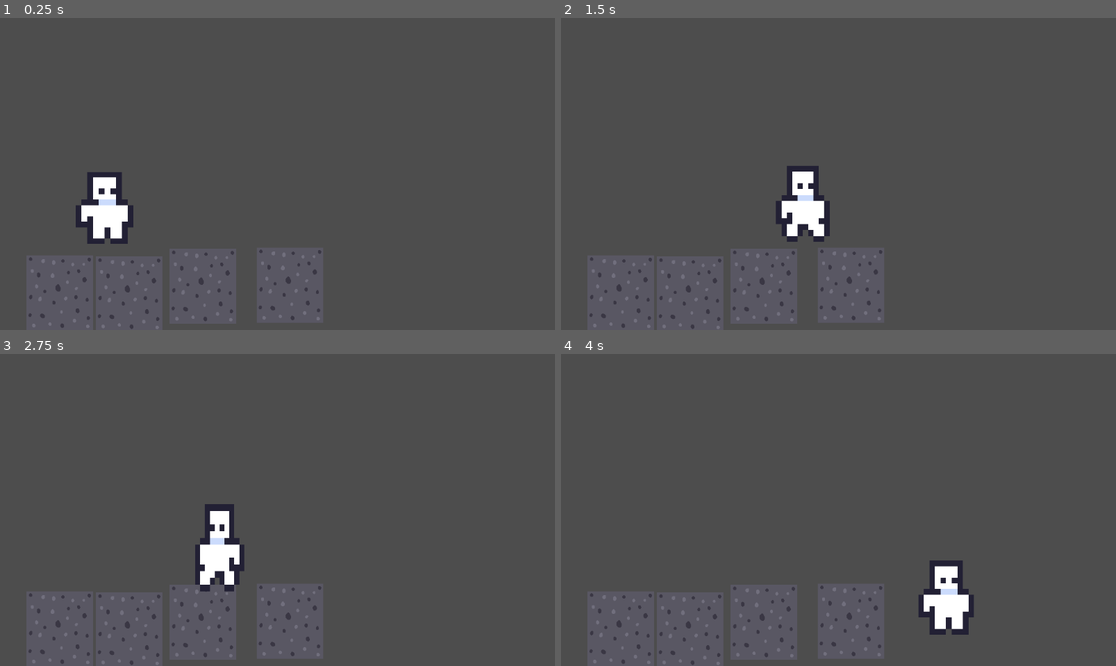
Above: before the commit, frames 1-4 (two rows, left to right).
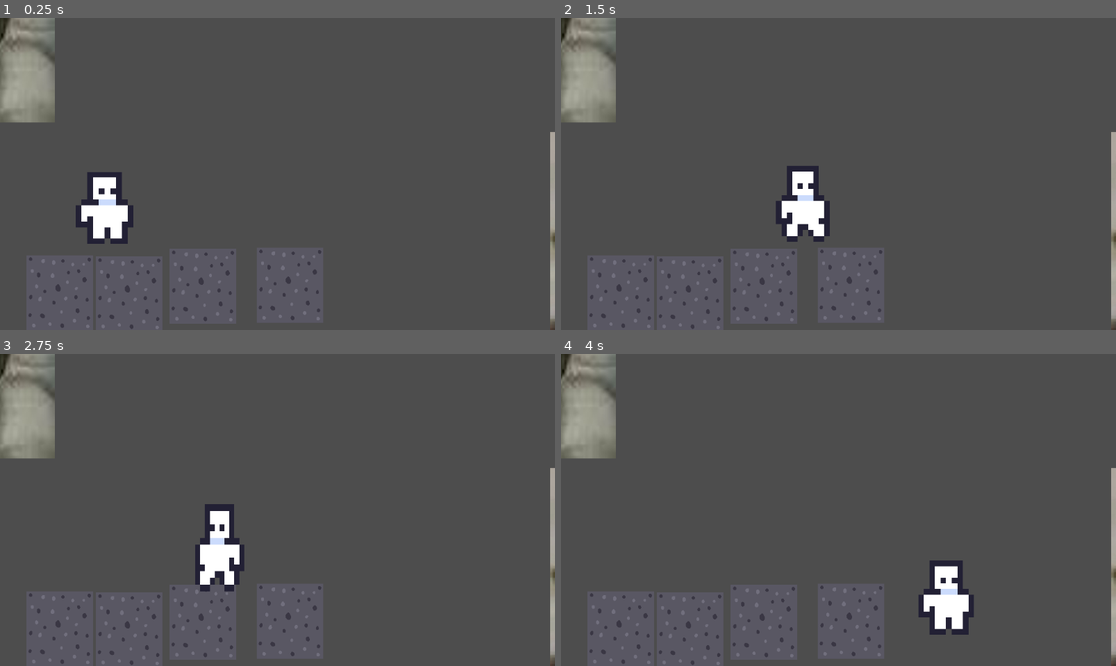
Above: after the commit, the same moments.

Repository: ZevDev54/test-for-gmtk
Game: Godot game, scene res://level.tscn
Two runs of this game, one before a commit and one after it. Both use one fixed random seed, a clock stepped at 60 frames per second and the inputs below.
Inputs:
- Up to frame 1 (0.25 s): no input
- Up to frame 2 (1.5 s): tap Enter (ui_accept) at 0.5, 0.77 s; hold Right (ui_right) from 0.53 s (still down)
- Up to frame 3 (2.75 s): tap Enter (ui_accept) at 1.52 s; release Right (ui_right) at 2.03 s; hold Left (ui_left) from 2.03 s (still down)
- Up to frame 4 (4 s): release Left (ui_left) at 2.78 s; hold Right (ui_right) from 2.78 s (still down); tap Enter (ui_accept) at 3.02, 3.77 s

The runs differ from the first frame. In frame 1, 3.6% of the frame differs, in the area x 0-100%, y 0-100%; in frame 2, 3.6%; in frame 3, 3.6%; in frame 4, 3.6%.

Commit message:
added goofy ahh things !!!!!!!!!!!!!!!!!!!!!

Diff:
--- a/enemy.tscn
+++ b/enemy.tscn
@@ -1,10 +1,10 @@
-[gd_scene load_steps=25 format=3 uid="uid://cece5570cnj5x"]
+[gd_scene load_steps=28 format=3 uid="uid://cece5570cnj5x"]
 
 [ext_resource type="Script" uid="uid://bosvi4gp6wl82" path="res://player.gd" id="1_4gyqm"]
 [ext_resource type="Texture2D" uid="uid://xplt7gdwt1u0" path="res://player.png" id="2_qi2p4"]
-
-[sub_resource type="RectangleShape2D" id="RectangleShape2D_4gyqm"]
-size = Vector2(97, 151)
+[ext_resource type="Texture2D" uid="uid://cadthj64u110m" path="res://goofy-ahh/638064125846495504.png" id="3_epg4t"]
+[ext_resource type="Texture2D" uid="uid://bxnjw4yxx2ymu" path="res://goofy-ahh/artworks-fUV47PZ3Rxvk7CKH-13W3qQ-t500x500.jpg" id="4_3yqyl"]
+[ext_resource type="Texture2D" uid="uid://b50g5ftcmdywg" path="res://goofy-ahh/avatars-jwS1mg2RXyr8yOzt-zJrP5Q-t1080x1080.jpg" id="5_wujgv"]
 
 [sub_resource type="CircleShape2D" id="CircleShape2D_4gyqm"]
 radius = 48.5
@@ -313,3 +313,15 @@
 [node name="AnimationTree" type="AnimationTree" parent="."]
 tree_root = SubResource("AnimationNodeStateMachine_onrkg")
 anim_player = NodePath("../AnimationPlayer")
+
+[node name="638064125846495504" type="Sprite2D" parent="."]
+position = Vector2(-1294, 440)
+texture = ExtResource("3_epg4t")
+
+[node name="Artworks-fUv47pz3Rxvk7ckh-13w3qQ-t500x500" type="Sprite2D" parent="."]
+position = Vector2(1057, 254)
+texture = ExtResource("4_3yqyl")
+
+[node name="Avatars-jwS1Mg2rXyr8yOzt-zJrP5q-t1080x1080" type="Sprite2D" parent="."]
+position = Vector2(-1338, -707)
+texture = ExtResource("5_wujgv")
--- a/level.tscn
+++ b/level.tscn
@@ -1,7 +1,10 @@
-[gd_scene load_steps=3 format=3 uid="uid://d3rdee03y8uqg"]
+[gd_scene load_steps=6 format=3 uid="uid://d3rdee03y8uqg"]
 
 [ext_resource type="PackedScene" uid="uid://dbe8bq61tcbk0" path="res://obstacle.tscn" id="1_u52ul"]
 [ext_resource type="PackedScene" uid="uid://civyixgac6r5a" path="res://player.tscn" id="2_vonw3"]
+[ext_resource type="Texture2D" uid="uid://cadthj64u110m" path="res://goofy-ahh/638064125846495504.png" id="3_f2txt"]
+[ext_resource type="Texture2D" uid="uid://bxnjw4yxx2ymu" path="res://goofy-ahh/artworks-fUV47PZ3Rxvk7CKH-13W3qQ-t500x500.jpg" id="4_1ainy"]
+[ext_resource type="Texture2D" uid="uid://b50g5ftcmdywg" path="res://goofy-ahh/avatars-jwS1mg2RXyr8yOzt-zJrP5Q-t1080x1080.jpg" id="5_n6hdu"]
 
 [node name="level" type="Node2D"]
 
@@ -23,3 +26,15 @@
 
 [node name="Player" parent="." instance=ExtResource("2_vonw3")]
 position = Vector2(217, 343)
+
+[node name="638064125846495504" type="Sprite2D" parent="."]
+position = Vector2(-382, 824)
+texture = ExtResource("3_f2txt")
+
+[node name="Artworks-fUv47pz3Rxvk7ckh-13w3qQ-t500x500" type="Sprite2D" parent="."]
+position = Vector2(1392, 487)
+texture = ExtResource("4_1ainy")
+
+[node name="Avatars-jwS1Mg2rXyr8yOzt-zJrP5q-t1080x1080" type="Sprite2D" parent="."]
+position = Vector2(-426, -323)
+texture = ExtResource("5_n6hdu")
Binary file added: goofy-ahh/638064125846495504.png
Not shown, added: goofy-ahh/638064125846495504.png.import
Binary file added: goofy-ahh/artworks-fUV47PZ3Rxvk7CKH-13W3qQ-t500x500.jpg
Not shown, added: goofy-ahh/artworks-fUV47PZ3Rxvk7CKH-13W3qQ-t500x500.jpg.import
Binary file added: goofy-ahh/avatars-jwS1mg2RXyr8yOzt-zJrP5Q-t1080x1080.jpg
Not shown, added: goofy-ahh/avatars-jwS1mg2RXyr8yOzt-zJrP5Q-t1080x1080.jpg.import
